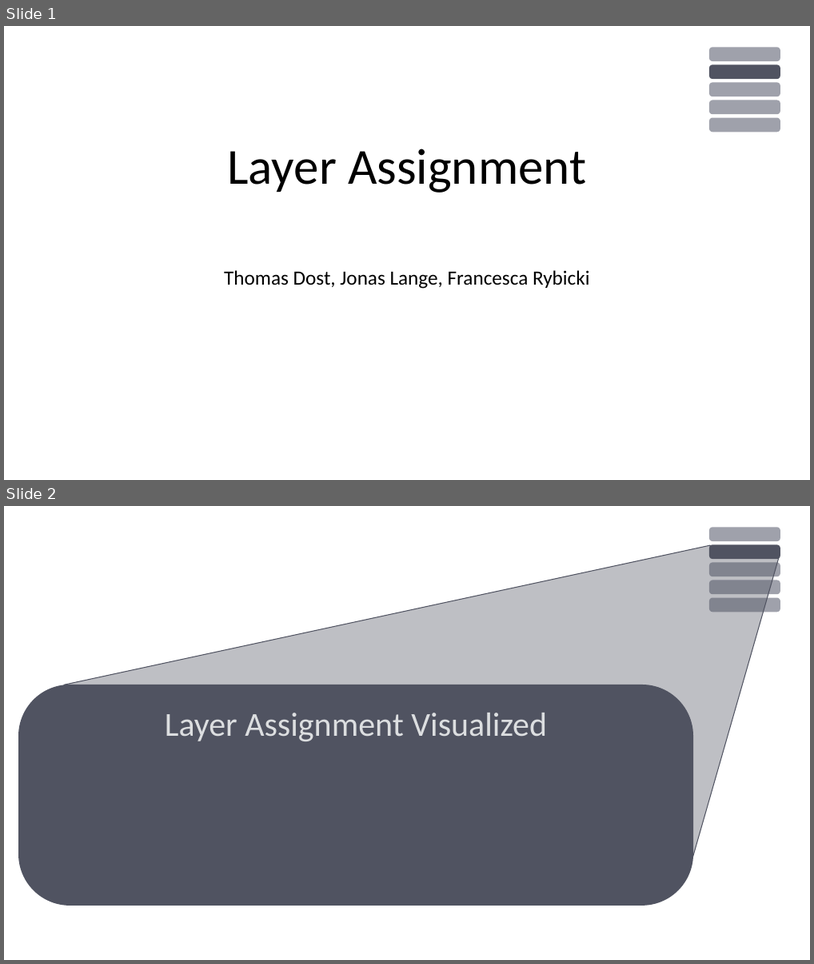
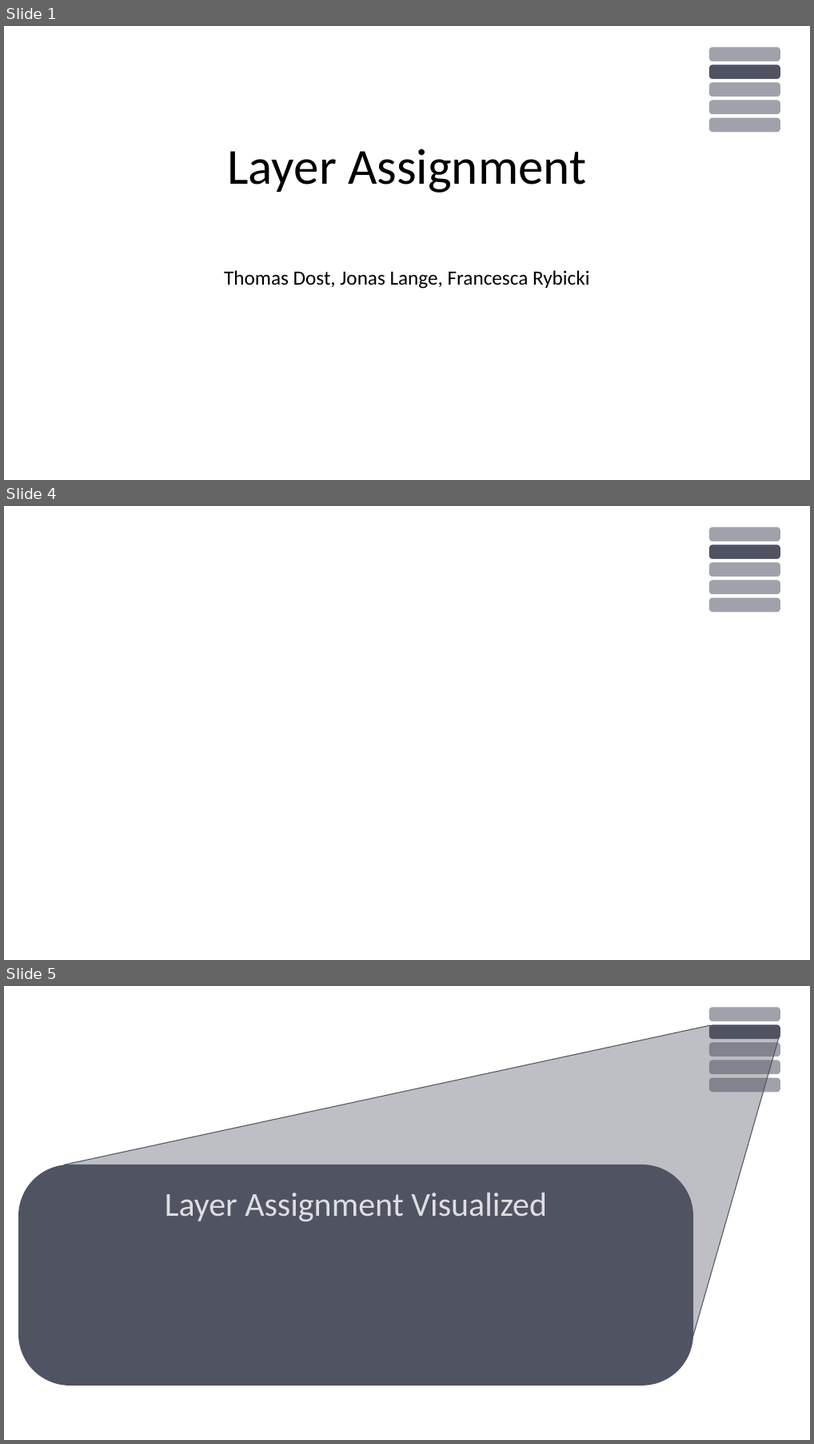
Before and after one commit to fryLA/LAProject, a slide deck: DokuLayerAssignment/ZwischenPräsentation.pptx. Shown one above the other, each under a label of ours: slides 1 and 2 before the commit, slides 1, 4 and 5 after it; the slides between them are not shown. The pictures are 814x964 and 814x1444 pixels, drawn with LibreOffice and Linux fonts; fonts in the diff are those of the drawing. Boxes give left, top, right and bottom in pixels: in the first picture for what was removed or moved away, otherwise in the second. Text is boxed around its words. In the diff, an @@ line names an element or a change of style, - is before the commit and + after.

```diff
--- a/DokuLayerAssignment/ZwischenPräsentation.pptx
+++ b/DokuLayerAssignment/ZwischenPräsentation.pptx
@@ slide 4 added at [4, 506, 810, 960], background #FFFFFF @@
@@ rounded rectangle added at [710, 527, 782, 541], fill #9FA1AB @@
@@ rounded rectangle added at [710, 544, 782, 559], fill #505361 @@
@@ rounded rectangle added at [710, 562, 782, 576], fill #9FA1AB @@
@@ rounded rectangle added at [710, 580, 782, 594], fill #9FA1AB @@
@@ rounded rectangle added at [710, 598, 782, 612], fill #9FA1AB @@
@@ what was slide 2 is now slide 5 @@
```
Also in this commit, not shown: 2 slides changed, 6 other slides added, 1 slide removed, 1 other file.
